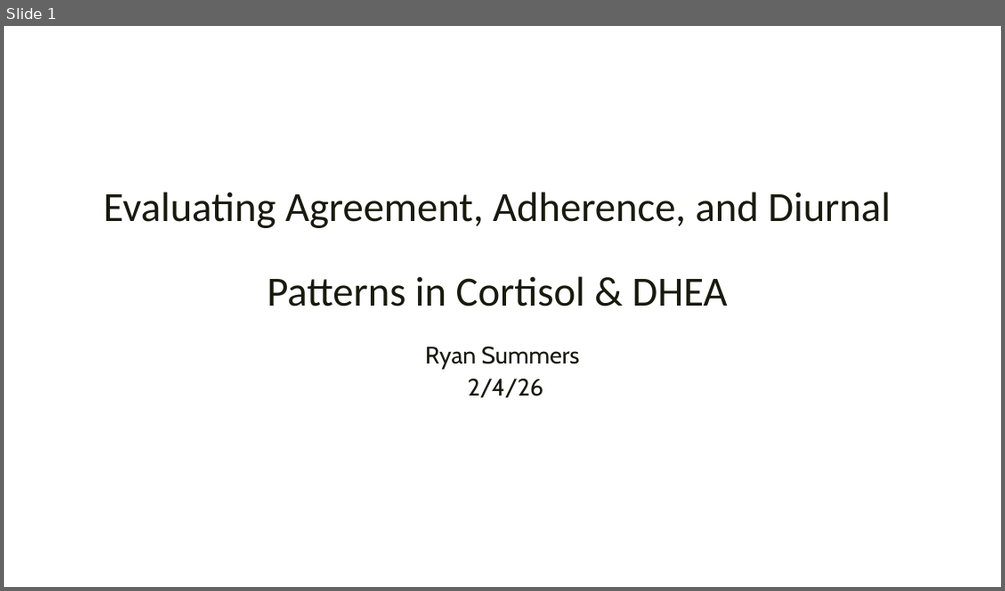
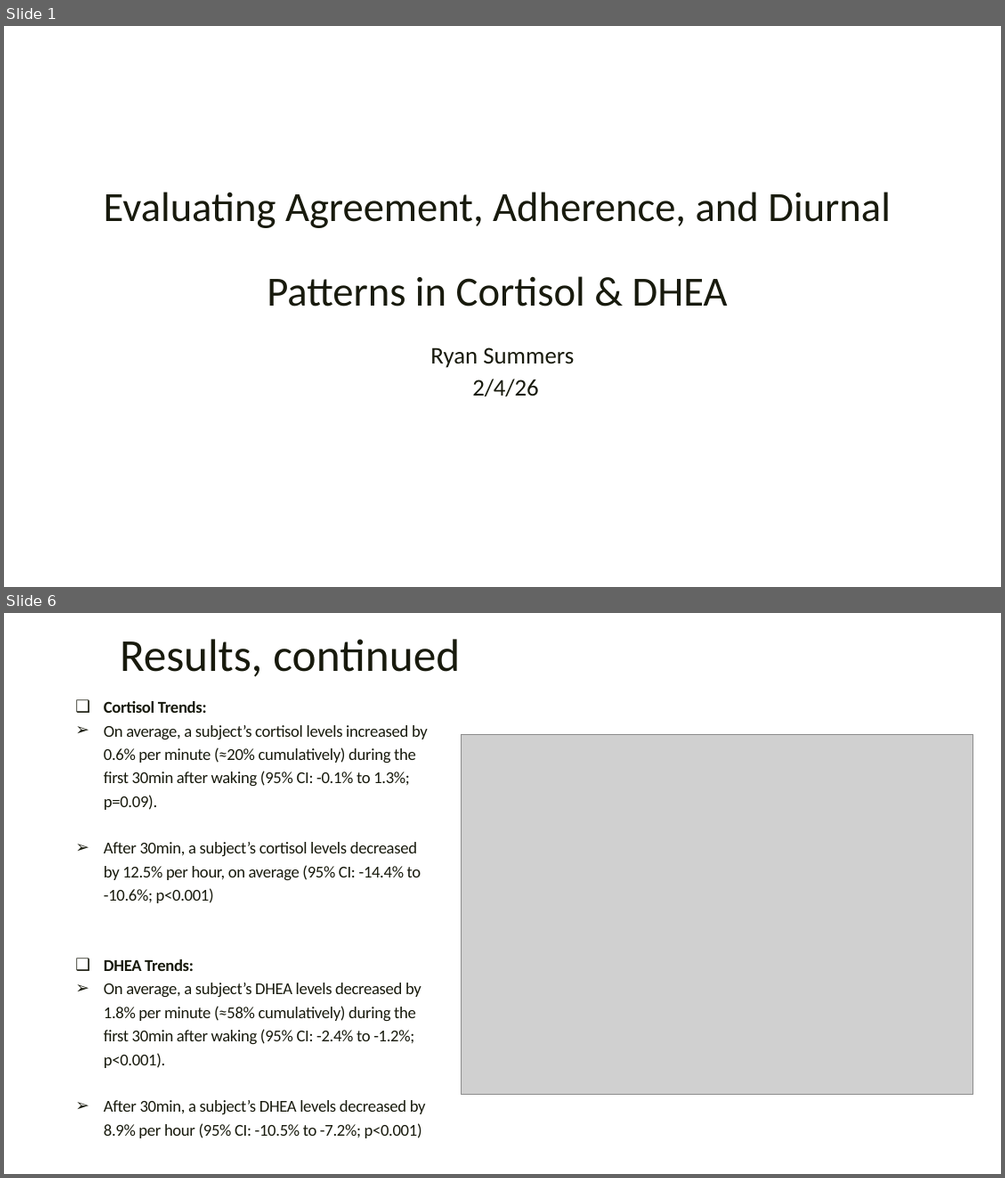
Before and after one commit to rysummers/BIOS6624-Class, a slide deck: Project0/Reports/Project0_Presentation.pptx. Shown one above the other, each under a label of ours: slide 1 before the commit, slides 1 and 6 after it; the slides between them are not shown. The pictures are 1005x591 and 1005x1178 pixels, drawn with LibreOffice and Linux fonts; fonts in the diff are those of the drawing; grey boxes stand for pictures; background and template pictures are left out. Boxes give left, top, right and bottom in pixels: in the first picture for what was removed or moved away, otherwise in the second. Text is boxed around its words. In the diff, an @@ line names an element or a change of style, - is before the commit and + after.

```diff
--- a/Project0/Reports/Project0_Presentation.pptx
+++ b/Project0/Reports/Project0_Presentation.pptx
@@ slide 6 added at box(4, 613, 1001, 1174), background picture (left out) @@
@@ text added at box(120, 639, 460, 677), 44 pt, text #181A0D @@
+Results, continued
@@ text added at box(104, 701, 428, 1138), 16 pt, text #181A0D @@
+❑ Cortisol Trends:
+➢ On average, a subject’s cortisol levels increased by 0.6% per minute (≈20% cumulatively) during the first 30min after waking (95% CI: -0.1% to 1.3%; p=0.09).
+➢ After 30min, a subject’s cortisol levels decreased by 12.5% per hour, on average (95% CI: -14.4% to -10.6%; p<0.001)
+❑ DHEA Trends:
+➢ On average, a subject’s DHEA levels decreased by 1.8% per minute (≈58% cumulatively) during the first 30min after waking (95% CI: -2.4% to -1.2%; p<0.001).
+➢ After 30min, a subject’s DHEA levels decreased by 8.9% per hour (95% CI: -10.5% to -7.2%; p<0.001)
@@ picture added at box(461, 734, 974, 1094) @@
@@ slide 1 changed as well @@
@@ text "Ryan Summers" at box(430, 347, 574, 396): font Cabin to Calibri @@
```
Also in this commit, not shown: 1 other slide changed, 4 other slides added, 5 slides removed, 4 other files.
